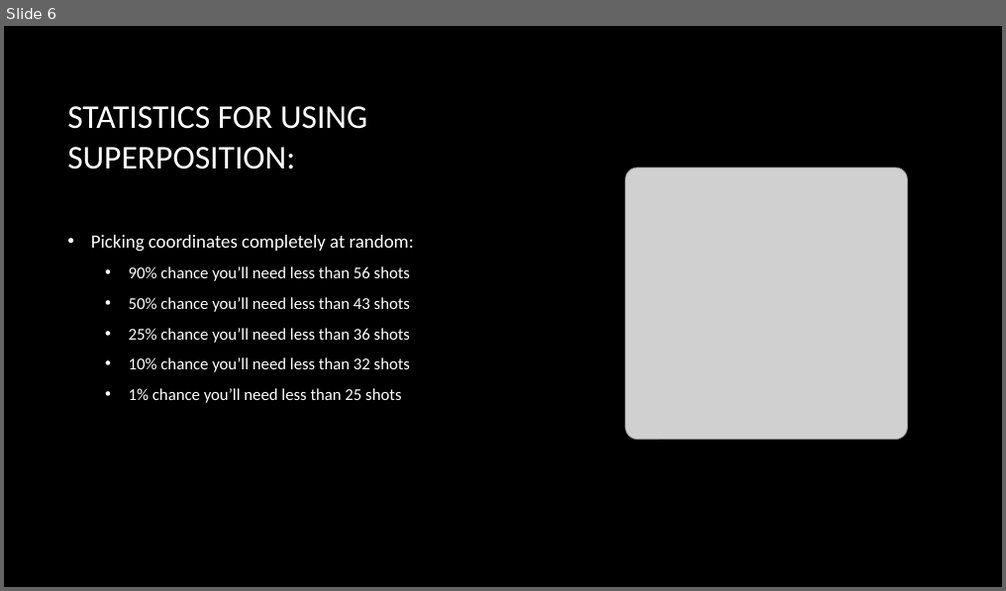
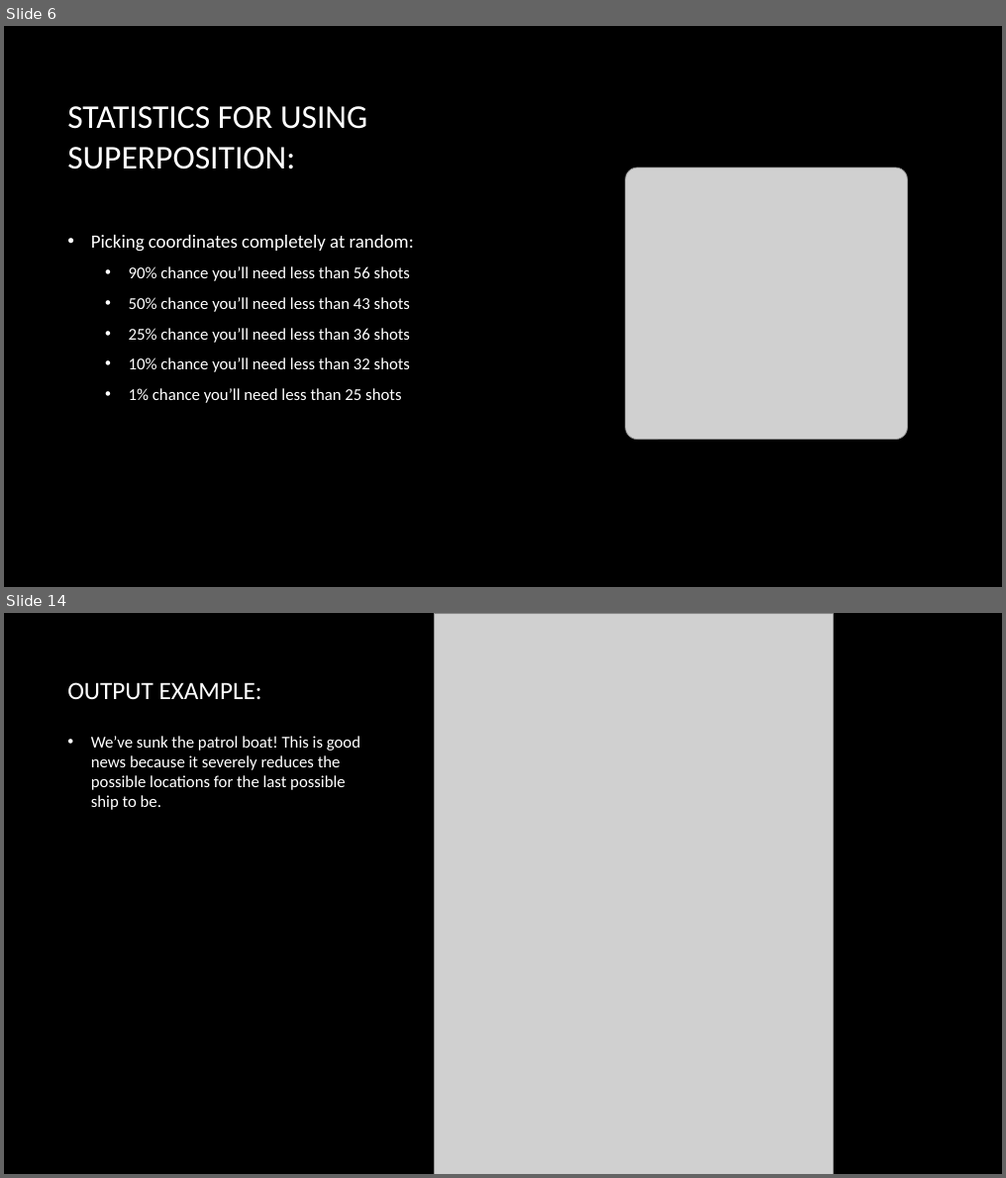
Before and after one commit to chestonthegray/cs5500-project, a slide deck: Project Presentation.pptx. Shown one above the other, each under a label of ours: slide 6 before the commit, slides 6 and 14 after it; the slides between them are not shown. The pictures are 1006x591 and 1006x1178 pixels, drawn with LibreOffice and Linux fonts; fonts in the diff are those of the drawing; grey boxes stand for pictures; background and template pictures are left out. Boxes give left, top, right and bottom in pixels: in the first picture for what was removed or moved away, otherwise in the second. Text is boxed around its words. In the diff, an @@ line names an element or a change of style, - is before the commit and + after.

```diff
--- a/Project Presentation.pptx
+++ b/Project Presentation.pptx
@@ slide 14 added at <box>4,613,1002,1174</box>, background picture (left out) @@
@@ picture added at <box>434,613,833,1174</box> @@
@@ title added at <box>67,682,262,700</box>, 24 pt, text #FFFFFF @@
+OUTPUT EXAMPLE:
@@ text added at <box>91,736,360,810</box>, 16 pt, text #FFFFFF @@
+• We’ve sunk the patrol boat! This is good news because it severely reduces the possible locations for the last possible ship to be.
```
Also in this commit, not shown: 10 other slides added.
